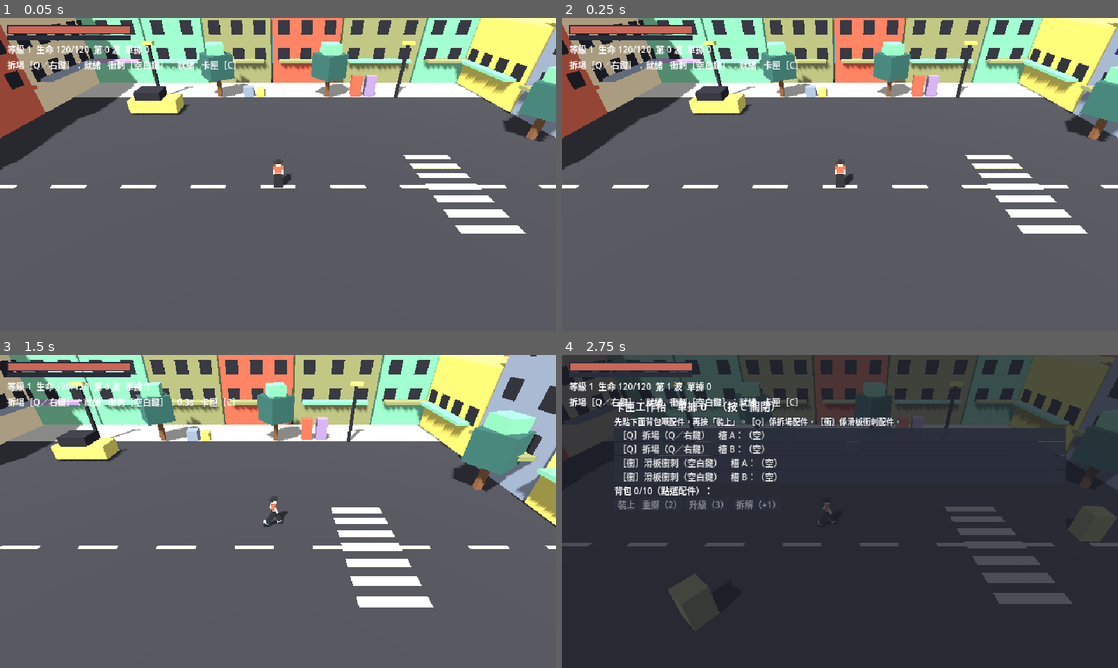
Above: before the commit, frames 1-4 (two rows, left to right).
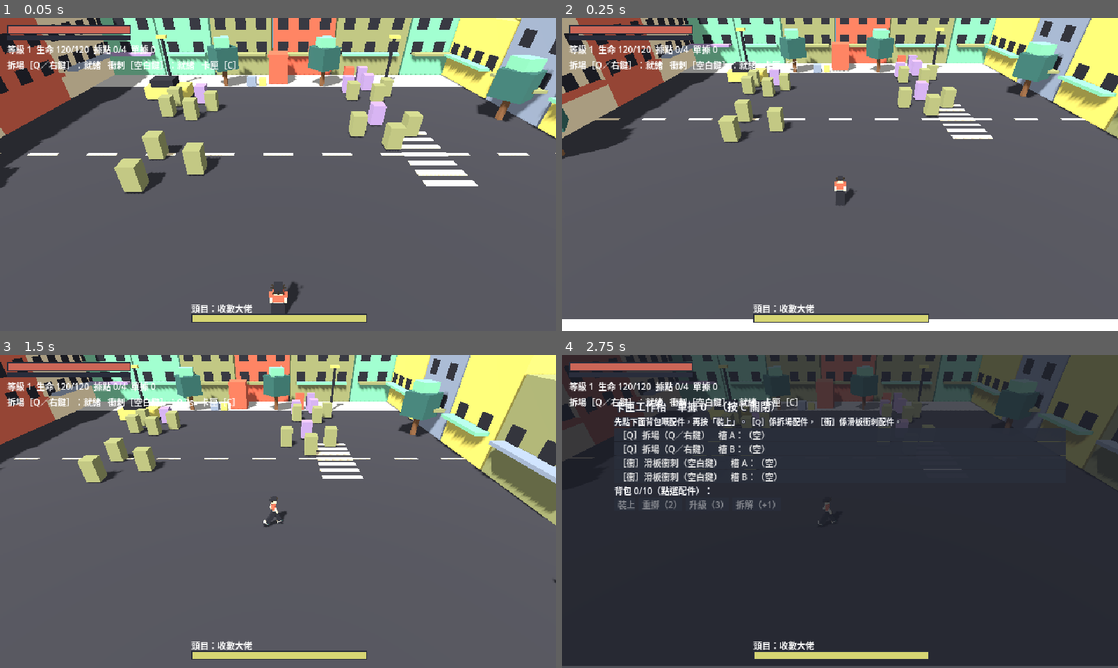
Above: after the commit, the same moments.

Repository: yauchai2/Game-Lab-2
Game: Godot game, scene res://game/main.tscn
The game is run twice, just before and just after one commit, with the same random seed, the same clock (stepped at 60 frames per second) and the same inputs.
Inputs (mouse positions are in pixels of both pictures, inside the frame that each line leads up to):
- Up to frame 1 (0.05 s): no input
- Up to frame 2 (0.25 s): no input
- Up to frame 3 (1.5 s): tap Enter at 0.5 s; move the mouse to (400, 495) at 0.52 s; tap R at 0.6, 1.35 s; click (400, 495) at 0.67 s; tap Space at 0.77 s; move the mouse to (166, 527) at 1.27 s; click (166, 527) at 1.42 s
- Up to frame 4 (2.75 s): tap Space at 1.52 s; move the mouse to (895, 442) at 2.02 s; tap C at 2.1 s; click (895, 442) at 2.17 s; tap R at 2.3 s

The runs differ from the first frame. In frame 1, 26% of the frame differs, in the area x 0-100%, y 0-98%; in frame 2, 31%; in frame 3, 32%; in frame 4, 13%.

Commit message:
Persistent progress on death, map-placed enemy camps replace waves
Co-Authored-By: Claude Sonnet 5.5 <noreply@anthropic.com>
Claude-Session: https://claude.ai/code/session_018tqqU7rwEZ4u67toavQ9ri

Diff:
--- a/game/scripts/boss.gd
+++ b/game/scripts/boss.gd
@@ -24,9 +24,13 @@
 	base_color = Color("CC6657")
 	super._ready()
 	add_to_group("boss")
+	aggro_range = 10.0
 
 func _physics_process(delta: float) -> void:
 	if hp <= 0:
+		return
+	if not awake:
+		_check_aggro()
 		return
 	cooldown = maxf(cooldown - delta, 0.0)
 	knockback = knockback.move_toward(Vector3.ZERO, 30.0 * delta)
--- a/game/scripts/enemy.gd
+++ b/game/scripts/enemy.gd
@@ -10,6 +10,9 @@
 @export var base_color := Color("8C9871")
 
 var hp := 40
+var awake := true
+var aggro_range := 9.0
+var camp := ""
 var cooldown := 0.0
 var knockback := Vector3.ZERO
 var _material := StandardMaterial3D.new()
@@ -22,6 +25,8 @@
 func _ready() -> void:
 	hp = max_hp
 	add_to_group("enemies")
+	if camp != "":
+		add_to_group(camp)
 	_material.albedo_color = base_color
 	mesh.material_override = _material
 
@@ -29,6 +34,7 @@
 	if hp <= 0:
 		return
 	hp -= amount
+	wake()
 	var away := global_position - from_pos
 	away.y = 0.0
 	if away.length() > 0.01:
@@ -38,14 +44,32 @@
 	tween.tween_property(_material, "albedo_color", base_color, 0.2)
 	if hp <= 0:
 		remove_from_group("enemies")
+		if camp != "":
+			remove_from_group(camp)
 		collision_layer = 0
 		_drop_loot()
 		var die := create_tween()
 		die.tween_property(self, "scale", Vector3(1.2, 0.01, 1.2), 0.25)
 		die.tween_callback(queue_free)
 
+# 敵群平時站定，玩家行近（或同營敵人被驚動）先會一齊追上嚟。
+func wake() -> void:
+	if awake:
+		return
+	awake = true
+	if camp != "":
+		get_tree().call_group(camp, "wake")
+
+func _check_aggro() -> void:
+	var player := get_tree().get_first_node_in_group("player")
+	if player and not player.dead and global_position.distance_to(player.global_position) <= aggro_range:
+		wake()
+
 func _physics_process(delta: float) -> void:
 	if hp <= 0:
+		return
+	if not awake:
+		_check_aggro()
 		return
 	cooldown = maxf(cooldown - delta, 0.0)
 	knockback = knockback.move_toward(Vector3.ZERO, 20.0 * delta)
--- a/game/scripts/hud.gd
+++ b/game/scripts/hud.gd
@@ -105,7 +105,7 @@
 	var cd: float = jax.skill_timer
 	var skill := "就緒" if cd <= 0.0 else "%.1fs" % cd
 	var dash: String = "就緒" if jax.dash_timer <= 0.0 else "%.1fs" % jax.dash_timer
-	info.text = "等級 %d  生命 %d/%d  第 %d 波  單據 %d\n拆場［Q／右鍵］：%s   衝刺［空白鍵］：%s   卡匣［C］" % [jax.level, jax.hp, jax.max_hp, get_parent().wave, jax.receipts, skill, dash]
+	info.text = "等級 %d  生命 %d/%d  據點 %d/%d  單據 %d\n拆場［Q／右鍵］：%s   衝刺［空白鍵］：%s   卡匣［C］" % [jax.level, jax.hp, jax.max_hp, get_parent().camps_cleared(), get_parent().CAMPS.size(), jax.receipts, skill, dash]
 	var b: Variant = get_parent().boss
 	var boss_alive: bool = b != null and is_instance_valid(b) and b.hp > 0
 	boss_back.visible = boss_alive
@@ -116,7 +116,7 @@
 	if get_parent().victory:
 		banner.text = "通關！　按 R 再玩一次"
 	elif jax.dead:
-		banner.text = "倒下了 － 按 R 重新開始"
+		banner.text = "倒下了（保留等級同配件，單據減半）－ 按 R 重新開始"
 	elif jax.levelup_flash > 0.0 and not bench.visible:
 		banner.text = jax.flash_text
 	else:
--- a/game/scripts/jax.gd
+++ b/game/scripts/jax.gd
@@ -51,9 +51,41 @@
 @onready var arm_l: Node3D = model.find_child("ArmL", true, false)
 @onready var arm_r: Node3D = model.find_child("ArmR", true, false)
 
+const PROGRESS := preload("res://game/scripts/progress.gd")
+
 func _ready() -> void:
+	add_to_group("player")
+	_load_progress()
 	hp = max_hp
-	add_to_group("player")
+
+# 死咗保留等級、背包、已裝配件；單據損失一半。
+func save_progress(lose_half_receipts := true) -> void:
+	var equipped := {}
+	for cart in slots:
+		equipped[cart] = slots[cart].map(func(it: Variant) -> int: return -1 if it == null else it["uid"])
+	PROGRESS.data = {
+		"level": level, "xp": xp, "max_hp": max_hp, "skill_damage": skill_damage,
+		"receipts": int(receipts * 0.5) if lose_half_receipts else receipts,
+		"inventory": inventory.duplicate(true), "equipped": equipped,
+		"next_uid": next_uid, "item_rolls": item_rolls,
+	}
+
+func _load_progress() -> void:
+	var d: Dictionary = PROGRESS.data
+	if d.is_empty():
+		return
+	level = d["level"]
+	xp = d["xp"]
+	max_hp = d["max_hp"]
+	skill_damage = d["skill_damage"]
+	receipts = d["receipts"]
+	inventory = d["inventory"].duplicate(true)
+	next_uid = d["next_uid"]
+	item_rolls = d["item_rolls"]
+	for cart in slots:
+		for i in slots[cart].size():
+			var uid: int = d["equipped"][cart][i]
+			slots[cart][i] = find_item(uid) if uid >= 0 else null
 
 func xp_to_next() -> int:
 	return 30 * level
@@ -134,7 +166,7 @@
 	item_rolls += 1
 	if item_rolls <= 2:
 		return true
-	return randf() < (0.35 if from_ranged else 0.25)
+	return randf() < (0.45 if from_ranged else 0.3)
 
 func item_name(item: Dictionary) -> String:
 	return "%s・%s" % [RARITY_NAMES[item["rarity"]], ITEM_TYPES[item["type"]]["name"]]
@@ -256,6 +288,7 @@
 	hp = maxi(hp - amount, 0)
 	if hp == 0:
 		dead = true
+		save_progress()
 		has_target = false
 		windup_left = -1.0
 		model.rotation.x = -1.4
--- a/game/scripts/main.gd
+++ b/game/scripts/main.gd
@@ -2,54 +2,60 @@
 
 const ENEMY_SCENE := preload("res://game/enemy.tscn")
 const BOSS_SCENE := preload("res://game/boss.tscn")
-const ARENA_LIMIT := 18.0
-const BOSS_WAVE := 3
+const BOSS_POS := Vector3(0, 0.05, -17)
+const START_POS := Vector3(0, 0.87, 11)
+## 據點：位置、近戰數量、遠程數量。由近至遠，玩家自己推進。
+const CAMPS := [
+	{"pos": Vector3(-7, 0, 2), "melee": 3, "ranged": 0},
+	{"pos": Vector3(8, 0, -3), "melee": 3, "ranged": 1},
+	{"pos": Vector3(-8, 0, -8), "melee": 4, "ranged": 1},
+	{"pos": Vector3(9, 0, -12), "melee": 3, "ranged": 2},
+]
 
-var wave := 0
-var next_wave_timer := 1.5
 var boss: Node = null
 var victory := false
 
 @onready var jax: CharacterBody3D = $Jax
 
-func _process(delta: float) -> void:
-	if jax.dead or victory or boss != null:
-		return
-	if get_tree().get_nodes_in_group("enemies").is_empty():
-		next_wave_timer -= delta
-		if next_wave_timer <= 0.0:
-			if wave >= BOSS_WAVE:
-				_spawn_boss()
-			else:
-				_spawn_wave()
-	else:
-		next_wave_timer = 3.0
+func _ready() -> void:
+	jax.global_position = START_POS
+	for i in CAMPS.size():
+		_spawn_camp(i)
+	_spawn_boss()
 
-func _spawn_wave() -> void:
-	wave += 1
-	var count := 2 + wave
-	for i in count:
+func _spawn_camp(index: int) -> void:
+	var camp: Dictionary = CAMPS[index]
+	var total: int = camp["melee"] + camp["ranged"]
+	for i in total:
 		var enemy := ENEMY_SCENE.instantiate()
-		enemy.max_hp = 40 + (wave - 1) * 8
-		if wave >= 2 and i % 3 == 2:
+		enemy.awake = false
+		enemy.camp = "camp_%d" % index
+		enemy.max_hp = 40 + index * 8
+		if i >= camp["melee"]:
 			enemy.ranged = true
-			enemy.max_hp = 25 + (wave - 2) * 5
+			enemy.max_hp = 25 + index * 5
 			enemy.base_color = Color("9B8ACC")
-		var angle := TAU * i / count + randf() * 0.5
-		var pos := jax.global_position + Vector3(cos(angle), 0.0, sin(angle)) * 12.0
-		pos.x = clampf(pos.x, -ARENA_LIMIT, ARENA_LIMIT)
-		pos.z = clampf(pos.z, -ARENA_LIMIT, ARENA_LIMIT)
 		add_child(enemy)
-		enemy.global_position = pos
+		var a := TAU * i / total
+		enemy.global_position = camp["pos"] + Vector3(cos(a), 0.05, sin(a)) * 2.0
 
 func _spawn_boss() -> void:
 	boss = BOSS_SCENE.instantiate()
+	boss.awake = false
 	add_child(boss)
-	boss.global_position = jax.global_position + Vector3(0, 0, -11)
+	boss.global_position = BOSS_POS
 	boss.defeated.connect(func() -> void:
 		victory = true
 		boss = null)
 
+func camps_cleared() -> int:
+	var n := 0
+	for i in CAMPS.size():
+		if get_tree().get_nodes_in_group("camp_%d" % i).is_empty():
+			n += 1
+	return n
+
 func _unhandled_input(event: InputEvent) -> void:
 	if victory and event is InputEventKey and event.pressed and event.keycode == KEY_R:
+		jax.save_progress(false)
 		get_tree().reload_current_scene()
--- /dev/null
+++ b/game/scripts/progress.gd
@@ -0,0 +1,4 @@
+extends RefCounted
+## 長期成長：死咗或通關後重開場景，等級、背包、配件都保留（暫時只喺程式運行期間，存檔排後）。
+
+static var data := {}
Not shown, changed: docs/guides/godot-setup.md
